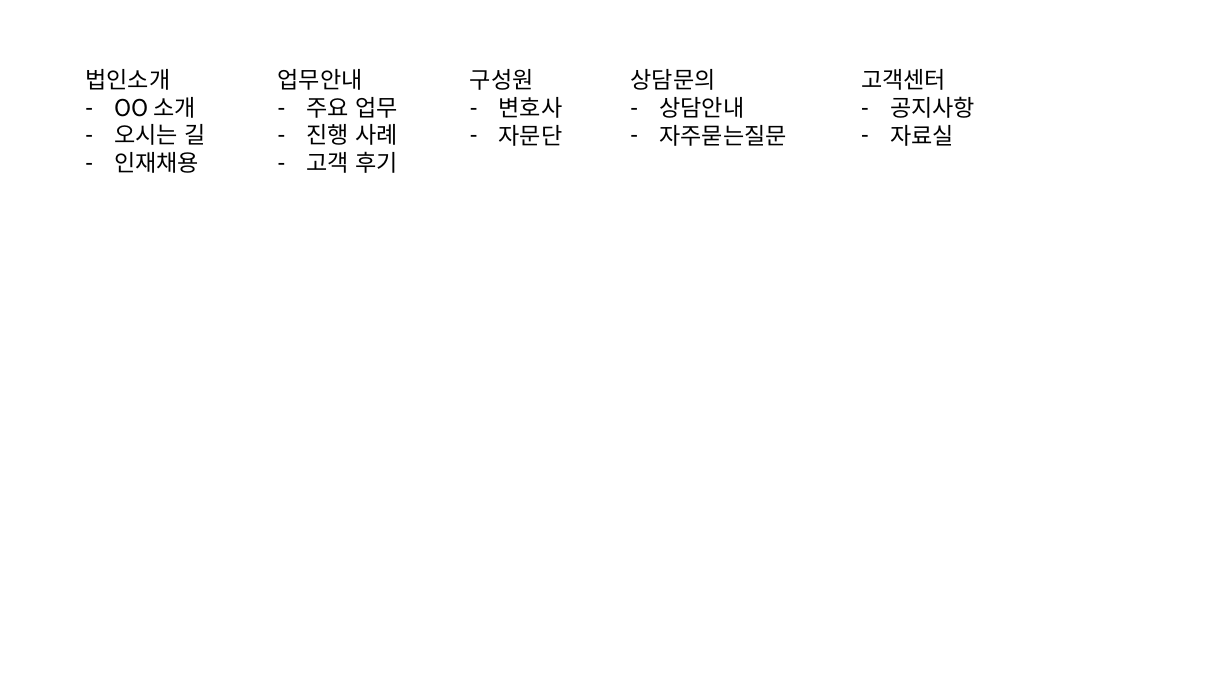
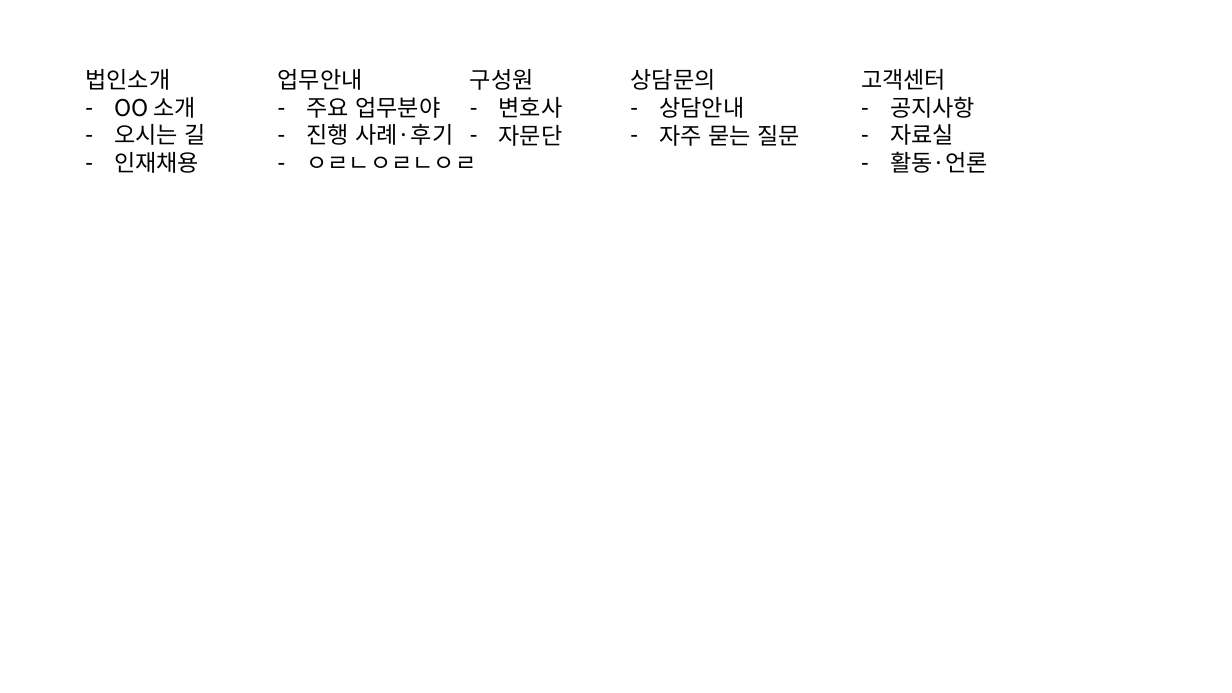
Before and after one commit to kim-yeny/project-lawfirm, a slide deck: slide 1 of [참고] lawfirm/(노트) lawfirm.pptx. Drawn at 1232x693 pixels with LibreOffice and Linux fonts; fonts in the diff are those of the drawing. Boxes give left, top, right and bottom in pixels: in the first picture for what was removed or moved away, otherwise in the second. Text is boxed around its words. In the diff, an @@ line names an element or a change of style, - is before the commit and + after.

```diff
--- a/[참고] lawfirm/(노트) lawfirm.pptx
+++ b/[참고] lawfirm/(노트) lawfirm.pptx
@@ text at [306,97,476,168]: text changed @@
-– 주요 업무
-– 진행 사례
-– 고객 후기
+– 주요 업무분야
+– 진행 사례·후기
+– ㅇㄹㄴㅇㄹㄴㅇㄹ
@@ text at [659,125,800,146]: spaces changed @@
-– 자주묻는질문
+– 자주 묻는 질문
@@ text at [890,151,988,173]: paragraph added @@
+– 활동·언론
```
Also in this commit, not shown: 4 other slides changed, 1 slide added.
